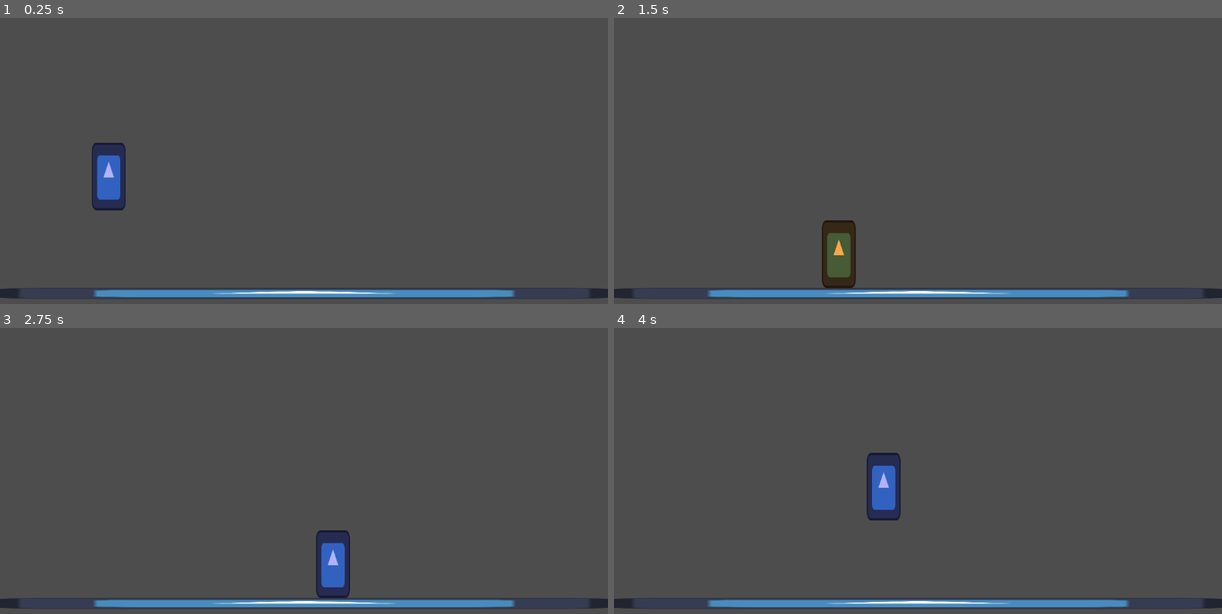
Above: before the commit, frames 1-4 (two rows, left to right).
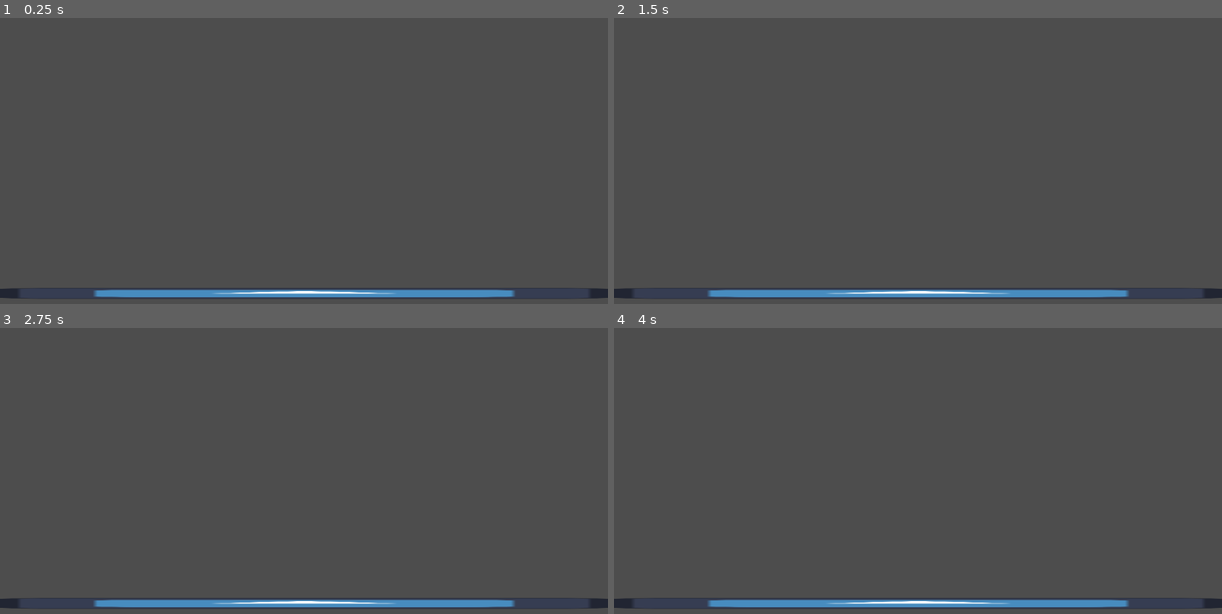
Above: after the commit, the same moments.

Repository: lucasmcclean/project-foxtrot-black-trigger-watchtower-omega
Game: Godot game, scene res://main.tscn
The game is run twice, just before and just after one commit, with the same random seed, the same clock (stepped at 60 frames per second) and the same inputs. The engine's default icon, where the game draws it, is replaced by a stand-in: a white triangle on a blue panel in a dark square.
Inputs:
- Up to frame 1 (0.25 s): no input
- Up to frame 2 (1.5 s): hold D (move_right) 0.53-1.28 s; tap Space (flash_step) at 0.6 s; tap W (jump) at 0.77, 1.07 s; tap E (kick) at 0.8, 1.35 s; hold Insert (move_down) from 1.28 s (still down)
- Up to frame 3 (2.75 s): tap W (jump) at 1.52, 1.82, 2.3 s; tap Q (punch) at 1.55, 2.1 s; release Insert (move_down) at 2.03 s; hold D (move_right) from 2.03 s (still down)
- Up to frame 4 (4 s): release D (move_right) at 2.78 s; hold Page Up (move_up) 2.78-3.53 s; tap W (jump) at 2.85, 3.02, 3.32, 3.77 s; tap Space (flash_step) at 3.05, 3.6 s; hold A (move_left) from 3.53 s (still down); tap E (kick) at 3.8 s

The runs differ from the first frame. In frame 1, 1.3% of the frame differs, in the area x 15-21%, y 43-68%; in frame 2, 0.8%; in frame 3, 1.3%; in frame 4, 1.3%, in the area x 41-48%, y 43-68%.

Commit message:
feat(input): add eeg controller, base controller class, both players in main

Diff:
--- a/project-foxtrot-black-trigger-watchtower-omega/main.tscn
+++ b/project-foxtrot-black-trigger-watchtower-omega/main.tscn
@@ -1,7 +1,11 @@
-[gd_scene load_steps=4 format=3 uid="uid://bc6k2alunsfbg"]
+[gd_scene load_steps=8 format=3 uid="uid://bc6k2alunsfbg"]
 
 [ext_resource type="Texture2D" uid="uid://nbtt4xedu5wp" path="res://icon.svg" id="1_ig7tw"]
 [ext_resource type="PackedScene" uid="uid://bdx3cerynkwbi" path="res://player/player.tscn" id="2_0xm2m"]
+[ext_resource type="Script" uid="uid://bki1krgpg1do2" path="res://player/controller/local_controller.gd" id="3_1bvp3"]
+[ext_resource type="Resource" uid="uid://c71hxi52tpg2r" path="res://player/player_inputs/local_player_input.tres" id="3_7mycd"]
+[ext_resource type="Script" uid="uid://cbecrk3miq2is" path="res://player/controller/eeg_controller.gd" id="4_lquwl"]
+[ext_resource type="Resource" uid="uid://611yuv78cv3m" path="res://player/player_inputs/eeg_player_input.tres" id="5_272bh"]
 
 [sub_resource type="RectangleShape2D" id="RectangleShape2D_0xm2m"]
 size = Vector2(1153, 20)
@@ -22,5 +26,14 @@
 [node name="Camera2D" type="Camera2D" parent="."]
 position = Vector2(576, 438)
 
-[node name="Player" parent="." instance=ExtResource("2_0xm2m")]
-position = Vector2(206, 148)
+[node name="LocalPlayer" parent="." instance=ExtResource("2_0xm2m")]
+input = ExtResource("3_7mycd")
+
+[node name="Controller" type="Node" parent="LocalPlayer"]
+script = ExtResource("3_1bvp3")
+
+[node name="EEGPlayer" parent="." instance=ExtResource("2_0xm2m")]
+input = ExtResource("5_272bh")
+
+[node name="Controller" type="Node" parent="EEGPlayer"]
+script = ExtResource("4_lquwl")
--- /dev/null
+++ b/project-foxtrot-black-trigger-watchtower-omega/player/controller/controller.gd
@@ -0,0 +1,12 @@
+class_name Controller
+extends Node
+
+var player: Player
+
+
+func _enter_tree() -> void:
+	player = get_parent() as Player
+	assert(player != null, "Controller must be a child of a Player node")
+
+func sample_input() -> void:
+	pass
--- /dev/null
+++ b/project-foxtrot-black-trigger-watchtower-omega/player/controller/eeg_controller.gd
@@ -0,0 +1,70 @@
+class_name EEGInputController
+extends Controller
+
+@export var websocket_url: String = "ws://127.0.0.1:8080"
+
+signal connected
+signal disconnected
+signal message_received(msg: String)
+
+var socket := WebSocketPeer.new()
+var latest_data: Dictionary = {}
+var _was_connected := false
+
+func _ready():
+	var err = socket.connect_to_url(websocket_url)
+	if err != OK:
+		push_error("Unable to connect to EEG server.")
+		set_process(false)
+	else:
+		print("Connecting to EEG server: %s" % websocket_url)
+
+func _process(_delta):
+	socket.poll()
+	_update_connection_state()
+	_process_packets()
+
+func _update_connection_state():
+	var state = socket.get_ready_state()
+	if state == WebSocketPeer.STATE_OPEN:
+		if not _was_connected:
+			_was_connected = true
+			print("EEG WebSocket connected")
+			emit_signal("connected")
+	elif state in [WebSocketPeer.STATE_CLOSING, WebSocketPeer.STATE_CLOSED]:
+		if _was_connected:
+			_was_connected = false
+			print("EEG WebSocket disconnected")
+			emit_signal("disconnected")
+
+func _process_packets():
+	while socket.get_available_packet_count() > 0:
+		var packet = socket.get_packet()
+		if socket.was_string_packet():
+			var text = packet.get_string_from_utf8()
+			emit_signal("message_received", text)
+			_parse_message(text)
+
+func _parse_message(message: String):
+	var data = JSON.parse_string(message)
+	if data == null:
+		push_error("Failed to parse EEG message.")
+		return
+
+	if "move" in data:
+		latest_data["move"] = Vector2(data["move"][0], data["move"][1])
+
+	for key in ["jump", "punch", "kick", "flash_step"]:
+		if key in data:
+			latest_data[key] = data[key]
+
+func sample_input():
+	if player.input == null:
+		return
+
+	if "move" in latest_data:
+		player.input.move = latest_data["move"]
+
+	for key in ["jump", "punch", "kick", "flash_step"]:
+		if key in latest_data:
+			player.input[key] = latest_data[key]
--- a/project-foxtrot-black-trigger-watchtower-omega/player/controller/local_controller.gd
+++ b/project-foxtrot-black-trigger-watchtower-omega/player/controller/local_controller.gd
@@ -1,24 +1,22 @@
 class_name LocalController
-extends Node
-
-@export var player_input: PlayerInput
+extends Controller
 
 func sample_input() -> void:
-	if player_input == null:
+	if player.input == null:
 		return
 
-	player_input.move.x = (
+	player.input.move.x = (
 		Input.get_action_strength("move_right") - Input.get_action_strength("move_left")
 	)
-	player_input.move.y = (
+	player.input.move.y = (
 		Input.get_action_strength("move_down") - Input.get_action_strength("move_up")
 	)
 
-	player_input.jump = Input.is_action_just_pressed("jump")
-	player_input.punch = Input.is_action_just_pressed("punch")
-	player_input.kick = Input.is_action_just_pressed("kick")
-	player_input.flash_step = Input.is_action_just_pressed("flash_step")
+	player.input.jump = Input.is_action_just_pressed("jump")
+	player.input.punch = Input.is_action_just_pressed("punch")
+	player.input.kick = Input.is_action_just_pressed("kick")
+	player.input.flash_step = Input.is_action_just_pressed("flash_step")
 
 
-	if(player_input.jump):
+	if(player.input.jump):
 		print("Jumping in controller")
--- a/project-foxtrot-black-trigger-watchtower-omega/player/player.gd
+++ b/project-foxtrot-black-trigger-watchtower-omega/player/player.gd
@@ -11,8 +11,8 @@
 var v_speed: float = 3000.0
 var jump_impulse: float = 1500.0
 
-@export var input : PlayerInput
-@onready var local_controller: LocalController = $LocalController
+@export var input: PlayerInput
+@onready var controller: Controller = $Controller
 @onready var state_machine: StateMachine = $StateMachine
 
 
@@ -25,7 +25,7 @@
 
 
 func _physics_process(delta: float) -> void:
-	local_controller.sample_input()
+	controller.sample_input()
 	state_machine.physics_update(delta)
 
 
--- a/project-foxtrot-black-trigger-watchtower-omega/player/player.tscn
+++ b/project-foxtrot-black-trigger-watchtower-omega/player/player.tscn
@@ -1,14 +1,12 @@
-[gd_scene load_steps=11 format=3 uid="uid://bdx3cerynkwbi"]
+[gd_scene load_steps=9 format=3 uid="uid://bdx3cerynkwbi"]
 
 [ext_resource type="Texture2D" uid="uid://nbtt4xedu5wp" path="res://icon.svg" id="1_4flbx"]
-[ext_resource type="Script" uid="uid://0vn1v0sbxcag" path="res://player/player.gd" id="1_rkbax"]
+[ext_resource type="Script" uid="uid://d0afis4vj66tf" path="res://player/player.gd" id="1_rkbax"]
 [ext_resource type="Script" uid="uid://dwatss17v6sy" path="res://state_machine/state_machine.gd" id="2_rkbax"]
 [ext_resource type="Script" uid="uid://rehvhjgxdu1m" path="res://player/states/fall.gd" id="3_g6k8r"]
 [ext_resource type="Script" uid="uid://t8r54p5d2c00" path="res://player/states/idle.gd" id="4_boad6"]
 [ext_resource type="Script" uid="uid://raaue5ebiebo" path="res://player/states/jump.gd" id="5_rgyib"]
 [ext_resource type="Script" uid="uid://cftse0jl714nm" path="res://player/states/move.gd" id="6_hg6s5"]
-[ext_resource type="Script" uid="uid://bki1krgpg1do2" path="res://player/controller/local_controller.gd" id="9_hg6s5"]
-[ext_resource type="Resource" uid="uid://c71hxi52tpg2r" path="res://player_inputs/local_player_input.tres" id="10_8t03j"]
 
 [sub_resource type="CapsuleShape2D" id="CapsuleShape2D_onrkg"]
 radius = 32.0
@@ -16,7 +14,6 @@
 
 [node name="Player" type="CharacterBody2D"]
 script = ExtResource("1_rkbax")
-input = ExtResource("10_8t03j")
 
 [node name="CollisionShape2D" type="CollisionShape2D" parent="."]
 shape = SubResource("CapsuleShape2D_onrkg")
@@ -62,7 +59,3 @@
 [node name="Right" type="RayCast2D" parent="GroundCasts"]
 position = Vector2(30, 60)
 target_position = Vector2(-1, 80)
-
-[node name="LocalController" type="Node" parent="."]
-script = ExtResource("9_hg6s5")
-player_input = ExtResource("10_8t03j")
--- /dev/null
+++ b/project-foxtrot-black-trigger-watchtower-omega/player/player_inputs/eeg_player_input.tres
@@ -0,0 +1,7 @@
+[gd_resource type="Resource" script_class="PlayerInput" load_steps=2 format=3 uid="uid://611yuv78cv3m"]
+
+[ext_resource type="Script" uid="uid://vm3xt7excmyr" path="res://player/player_inputs/player_input.gd" id="1_k8etq"]
+
+[resource]
+script = ExtResource("1_k8etq")
+metadata/_custom_type_script = "uid://vm3xt7excmyr"
--- a/project-foxtrot-black-trigger-watchtower-omega/player_inputs/local_player_input.tres
+++ b/project-foxtrot-black-trigger-watchtower-omega/player/player_inputs/local_player_input.tres
@@ -1,6 +1,6 @@
 [gd_resource type="Resource" script_class="PlayerInput" load_steps=2 format=3 uid="uid://c71hxi52tpg2r"]
 
-[ext_resource type="Script" uid="uid://vm3xt7excmyr" path="res://player/player_input.gd" id="1_v43jh"]
+[ext_resource type="Script" uid="uid://vm3xt7excmyr" path="res://player/player_inputs/player_input.gd" id="1_v43jh"]
 
 [resource]
 script = ExtResource("1_v43jh")
Not shown, added: project-foxtrot-black-trigger-watchtower-omega/player/controller/controller.gd.uid
Not shown, added: project-foxtrot-black-trigger-watchtower-omega/player/controller/eeg_controller.gd.uid
Not shown, changed: project-foxtrot-black-trigger-watchtower-omega/player/player.gd.uid
Renamed: project-foxtrot-black-trigger-watchtower-omega/player/player_input.gd -> project-foxtrot-black-trigger-watchtower-omega/player/player_inputs/player_input.gd
Renamed: project-foxtrot-black-trigger-watchtower-omega/player/player_input.gd.uid -> project-foxtrot-black-trigger-watchtower-omega/player/player_inputs/player_input.gd.uid
Renamed: project-foxtrot-black-trigger-watchtower-omega/state_machine/player_state.gd -> project-foxtrot-black-trigger-watchtower-omega/player/states/player_state.gd
Renamed: project-foxtrot-black-trigger-watchtower-omega/state_machine/player_state.gd.uid -> project-foxtrot-black-trigger-watchtower-omega/player/states/player_state.gd.uid
